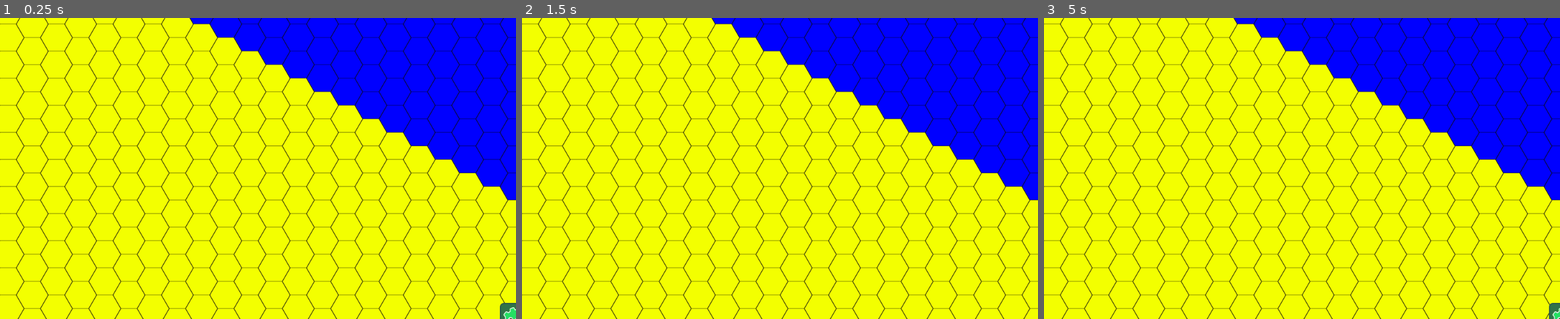
Above: before the commit, frames 1-3 (left to right).
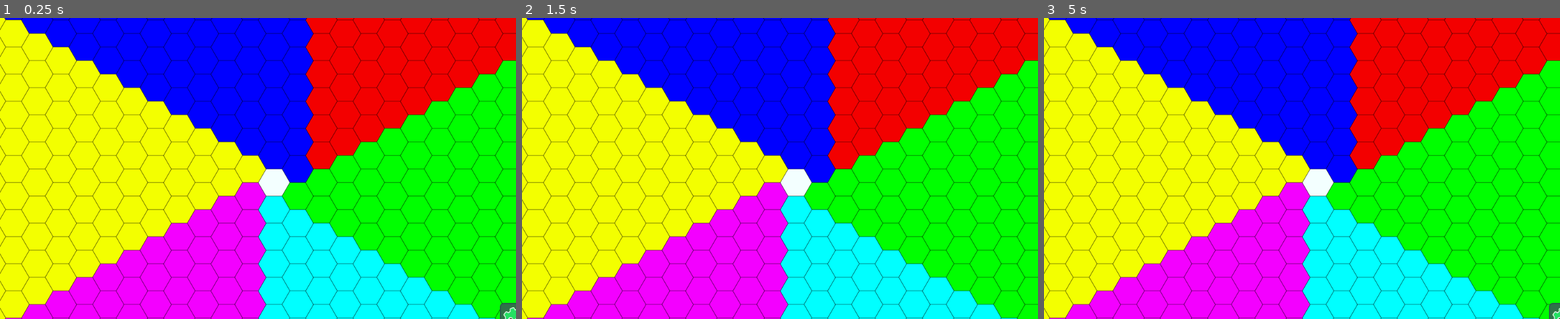
Above: after the commit, the same moments.

Repository: bziemons/zombie-prototype
Game: Godot game, scene res://WorldMap.tscn
Two runs of this game, one before a commit and one after it. Both use one fixed random seed, a clock stepped at 60 frames per second and the inputs below.
Inputs (mouse positions are in pixels of both pictures, inside the frame that each line leads up to):
- Up to frame 1 (0.25 s): no input
- Up to frame 2 (1.5 s): tap Enter at 0.5 s; move the mouse to (893, 153) at 0.52 s; hold Right (ui_right) 0.53-1.28 s; click (893, 153) at 0.67 s; tap Space at 1.25 s; move the mouse to (676, 183) at 1.27 s; hold Down (ui_down) from 1.28 s (still down)
- Up to frame 3 (5 s): tap Enter at 2, 3.5 s; move the mouse to (1353, 102) at 2.02 s; release Down (ui_down) at 2.03 s; hold Right (ui_right) 2.03-2.78 s; tap Space at 2.75, 4.25 s; move the mouse to (1276, 228) at 2.77 s; hold Up (ui_up) 2.78-3.53 s; click (1276, 228) at 2.92 s; move the mouse to (1456, 213) at 3.52 s; hold Left (ui_left) from 3.53 s (still down); move the mouse to (1147, 123) at 4.27 s

The runs differ from the first frame. In frame 1, 74% of the frame differs, in the area x 0-100%, y 0-100%; in frame 2, 75%; in frame 3, 75%.
Error before the commit: Invalid get index 'position' (on base: 'null instance'). (res://WorldMap.gd:24)

Commit message:
Change dimensions of tiles
to better match their actual shape

Diff:
--- a/Player.gd
+++ b/Player.gd
@@ -26,5 +26,3 @@
 		velocity = velocity.normalized() * speed
 
 	position += velocity * delta
-	position.x = clamp(position.x, 0, screen_size.x - player_size.x)
-	position.y = clamp(position.y, 0, screen_size.y - player_size.y)
--- a/WorldMap.gd
+++ b/WorldMap.gd
@@ -41,73 +41,43 @@
 
 func _ready():
 	clear()
-	var tile = Vector2(4, 7)
-
+	var tile = Vector2(0, 0)
 	set_cellv(tile, 0)
-	for x in range(1000):
-		if x == 0:
-			if tile.y as int % 2 == 0:
-				set_cellv(tile + Vector2(0, -1), 0)
-			else:
-				set_cellv(tile + Vector2(1, -1), 0)
-		elif  x == 1:
-			if tile.y as int % 2 == 0:
-				set_cellv(tile + Vector2(0, 1), 1)
-			else:
-				set_cellv(tile + Vector2(1, 1), 1)
-		elif x == 2:
-			set_cellv(tile + Vector2(0, 2), 2)
-		elif x == 3:
-			if tile.y as int % 2 == 0:
-				set_cellv(tile + Vector2(-1, 1), 3)
-			else:
-				set_cellv(tile + Vector2(0, 1), 3)
-		elif x == 4:
-			if tile.y as int % 2 == 0:
-				set_cellv(tile + Vector2(-1, -1), 0)
-			else:
-				set_cellv(tile + Vector2(0, -1), 0)
-		elif x == 5:
-			set_cellv(tile + Vector2(0, -2), 0)
-
-	clear()
-	tile = Vector2(7, 7)
-	set_cellv(tile, 0)
-	for a in range(1000):
+	for a in range(100):
 		for b in range(a):
-			if tile.y as int % 2 == 0:
-				set_cellv(tile + Vector2(0, -1), 1)
-				tile += Vector2(0, -1)
-			else:
+			if tile.x as int % 2 == 0:
 				set_cellv(tile + Vector2(1, -1), 1)
 				tile += Vector2(1, -1)
+			else:
+				set_cellv(tile + Vector2(1, 0), 1)
+				tile += Vector2(1, 0)
 		for b in range(a - 1):
-			if tile.y as int % 2 == 0:
-				set_cellv(tile + Vector2(0, 1), 2)
-				tile += Vector2(0, 1)
+			if tile.x as int % 2 == 0:
+				set_cellv(tile + Vector2(1, 0), 2)
+				tile += Vector2(1, 0)
 			else:
 				set_cellv(tile + Vector2(1, 1), 2)
 				tile += Vector2(1, 1)
 		for b in range(a):
-				set_cellv(tile + Vector2(0, 2), 3)
-				tile += Vector2(0, 2)
+			set_cellv(tile + Vector2(0, 1), 3)
+			tile += Vector2(0, 1)
 		for b in range(a):
-			if tile.y as int % 2 == 0:
+			if tile.x as int % 2 == 0:
+				set_cellv(tile + Vector2(-1, 0), 4)
+				tile += Vector2(-1, 0)
+			else:
 				set_cellv(tile + Vector2(-1, 1), 4)
 				tile += Vector2(-1, 1)
-			else:
-				set_cellv(tile + Vector2(0, 1), 4)
-				tile += Vector2(0, 1)
 		for b in range(a):
-			if tile.y as int % 2 == 0:
+			if tile.x as int % 2 == 0:
 				set_cellv(tile + Vector2(-1, -1), 5)
 				tile += Vector2(-1, -1)
 			else:
-				set_cellv(tile + Vector2(0, -1), 5)
-				tile += Vector2(0, -1)
+				set_cellv(tile + Vector2(-1, 0), 5)
+				tile += Vector2(-1, 0)
 		for b in range(a):
-			set_cellv(tile + Vector2(0, -2), 6)
-			tile += Vector2(0, -2)
+			set_cellv(tile + Vector2(0, -1), 6)
+			tile += Vector2(0, -1)
 
 func get_info(type_id):
 	var info_string = """{name}
--- a/WorldMap.tscn
+++ b/WorldMap.tscn
@@ -85,11 +85,15 @@
 6/shapes = [  ]
 6/z_index = 0
 
-[node name="WorldTileMap" type="TileMap"]
-mode = 2
+
+[node name="World" type="Node2D"]
+
+[node name="WorldTileMap" type="TileMap" parent="."]
+position = Vector2( 0, -8.5 )
 tile_set = SubResource( 2 )
-cell_custom_transform = Transform2D( 96, 0, 0, 27, 0, 0 )
-cell_half_offset = 0
+cell_size = Vector2( 47, 54 )
+cell_custom_transform = Transform2D( 47, 0, 10, 54, 0, 0 )
+cell_half_offset = 1
 format = 1
 script = ExtResource( 2 )
 
Not shown: 1 places in WorldMap.tscn that only renumber resources
